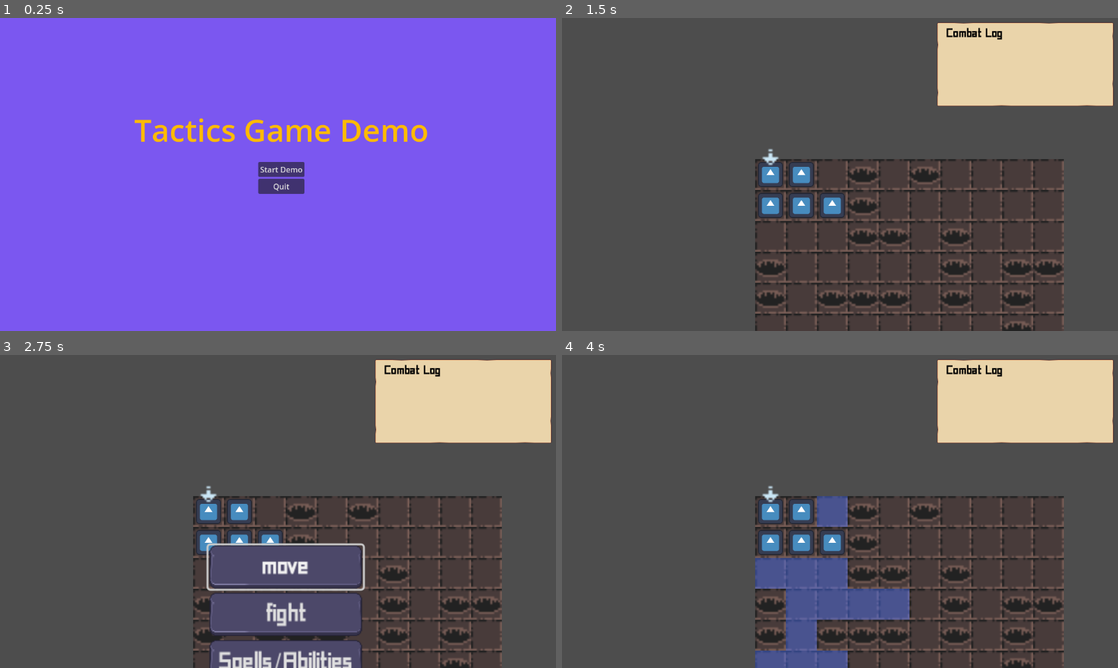
Above: before the commit, frames 1-4 (two rows, left to right).
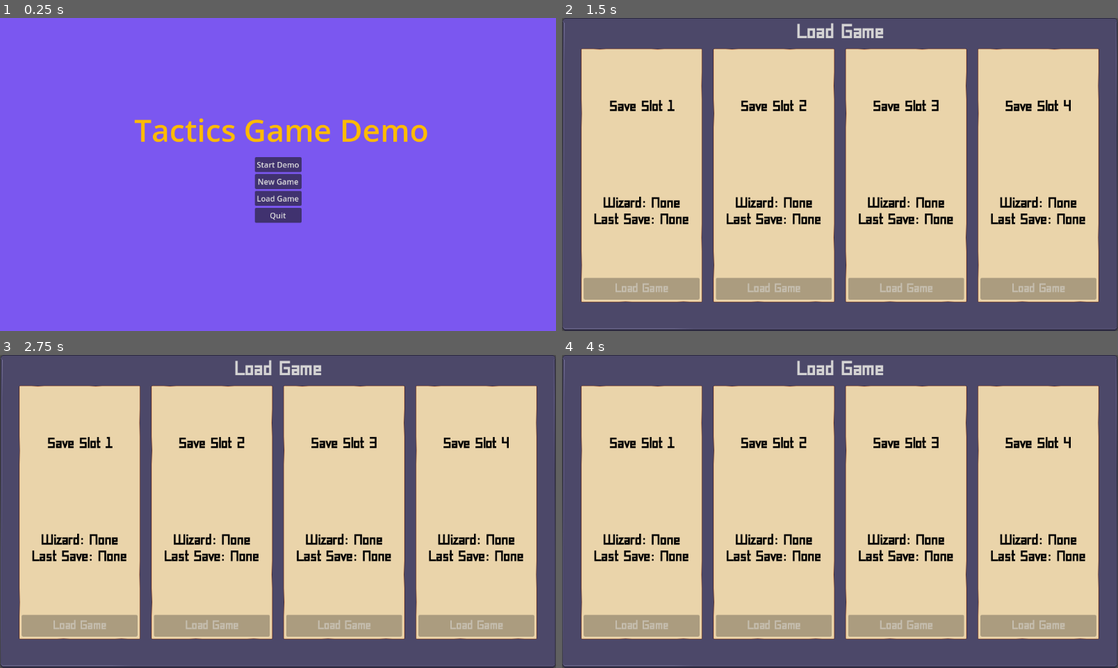
Above: after the commit, the same moments.

Repository: brianhall1313/dungeon-tactics
Game: Godot game, scene res://Scene/start_screen.tscn
Two runs of this game, one before a commit and one after it. Both use one fixed random seed, a clock stepped at 60 frames per second and the inputs below. The engine's default icon, where the game draws it, is replaced by a stand-in: a white triangle on a blue panel in a dark square.
Inputs (mouse positions are in pixels of both pictures, inside the frame that each line leads up to):
- Up to frame 1 (0.25 s): no input
- Up to frame 2 (1.5 s): click (840, 199) at 0.5 s, where only the run after the commit has a clickable "Load Game"; click (845, 168) at 1.25 s, where only the run before the commit has a clickable "Start Demo"
- Up to frame 3 (2.75 s): tap Enter at 2 s; move the mouse to (461, 401) at 2.02 s
- Up to frame 4 (4 s): click (845, 567) at 2.75 s, where only the run before the commit has a clickable "move"; tap Space at 3.5 s; move the mouse to (728, 527) at 3.52 s

The runs differ from the first frame. In frame 1, 1.4% of the frame differs, in the area x 45-55%, y 44-66%; in frame 2, 94%; in frame 3, 92%; in frame 4, 94%, in the area x 0-100%, y 0-100%.

Commit message:
general cleanup and a bit of groundwork for tying scenes together

Diff:
--- a/Global/World.gd
+++ b/Global/World.gd
@@ -3,7 +3,9 @@
 var player_party:Array=[]
 var player_inventory: Array=[]
 var player_gold: int=0
-var level_progress:Dictionary={}
+var level_progress:Dictionary={"test":false,
+								"road":false,
+								}
 
 
 func load_data(data:Dictionary):
@@ -26,7 +28,11 @@
 
 func save():
 	var data: Dictionary ={}
-	data['metadata']={"wizard":"default","last save":Time.get_datetime_string_from_system()}
+	var wizard:String="default"
+	for character in player_party:
+		if character["job"]== 'wizard':
+			wizard=character.character_name
+	data['metadata']={"wizard":wizard,"last save":Time.get_datetime_string_from_system()}
 	data['party']= player_party.duplicate(true)
 	data['inventory']= World.player_inventory.duplicate(true)
 	data['gold']=World.player_gold
--- a/Resources/level_data.Json
+++ b/Resources/level_data.Json
@@ -1,5 +1,21 @@
 [
 	{
-		"grid_layout":"4445454444:4445444444:4445545444:5444445455:5455545454:4444444454:4545454454:4544454454:4545444444:4444555544"
+		"level":"test",
+		"name":"test_level",
+		"grid_layout":"4445454444:4445444444:4445545444:5444445455:5455545454:4444444454:4545454454:4544454454:4545444444:4444555544",
+		"enemies":[
+			{"default_position":[2,1],"faction":"enemy","job":"thief"},
+			{"default_position":[1,1],"faction":"enemy","job":"thug",},
+			],
+	},
+	{
+		"level":"road",
+		"name":"Road to the Dungeon",
+		"grid_layout":"4444444444:4444444444:4444444444:4444444444:4444444444:4444444444:4444444444:4444444444:4444444444:4444444444",
+		"enemies":[
+			{"default_position":[2,1],"faction":"enemy","job":"thief"},
+			{"default_position":[1,1],"faction":"enemy","job":"thug",},
+			{"character_name":"Briar the bastard","default_position":[9,9],"faction":"enemy","job":"knight"}
+			],
 	}
 ]
--- a/Resources/spells_and_abilities.gd
+++ b/Resources/spells_and_abilities.gd
@@ -32,14 +32,8 @@
 	var job=summonables.pick_random()
 	var summon={'character_name':Names.get_random_name(),#we will try random name gen later
 						'default_position':target,
-						'experience':0,
 						'faction':character.faction,
 						'job':job,
-						'spells':[],
-						'abilities':[],
-						'tags':ClassData.class_dictionary[job]['tags'],
-						'equipment':ClassData.class_dictionary[job]["equipment"],
-						'stats':ClassData.class_dictionary[job]
 						}
 	GlobalSignalBus.summoning.emit(summon)
 
@@ -49,14 +43,8 @@
 	var job=summonables.pick_random()
 	var summon={'character_name':Names.get_random_name(),#we will try random name gen later
 						'default_position':target,
-						'experience':0,
 						'faction':character.faction,
 						'job':job,
-						'spells':[],
-						'abilities':[],
-						'tags':ClassData.class_dictionary[job]['tags'],
-						'equipment':ClassData.class_dictionary[job]["equipment"],
-						'stats':ClassData.class_dictionary[job]
 						}
 	summon['tags'].append('undead')
 	GlobalSignalBus.summoning.emit(summon)
--- a/Scene/BattleLists.gd
+++ b/Scene/BattleLists.gd
@@ -63,3 +63,9 @@
 			print(character.character_name)
 			party_data.append(data)
 	return party_data
+
+func get_wizard():
+	for character in player.list:
+		if character.job == 'wizard':
+			print(character.character_name)
+			return character.character_name
--- a/Scene/Character.gd
+++ b/Scene/Character.gd
@@ -50,7 +50,11 @@
 		self.character_name=character_data['character_name']
 	else:
 		self.character_name=Names.get_random_name()
-	self.default_position=character_data.default_position
+	if typeof(character_data.default_position)==6:
+		self.default_position=character_data.default_position
+	else:
+		print(character_data["default_position"])
+		self.default_position=set_default_position(character_data["default_position"])
 	if 'experience' in character_data:
 		self.experience=character_data['experience']
 	self.faction=character_data['faction']
@@ -87,6 +91,10 @@
 	self.will=njob['will']
 	self.health=njob['health']
 	self.current_health=njob['health']
+
+
+func set_default_position(pos):
+	return Vector2i(pos[0],pos[1])
 
 
 
--- a/Scene/Map.gd
+++ b/Scene/Map.gd
@@ -5,8 +5,7 @@
 @onready var battle_lists=$battle_lists
 @onready var players_list
 @onready var enemies_list
-@onready var action:String=''
-
+var action:String=''
 var dir:Dictionary={"Down":Vector2i(0,1),"Up":Vector2i(0,-1),"Left":Vector2i(-1,0),"Right":Vector2i(1,0)}
 var height:int=10
 var width:int=10
@@ -35,8 +34,6 @@
 # Called when the node enters the scene tree for the first time.
 func _ready():
 	connected_to_signal_bus()
-	RangeFinder.setup(height,width)
-	MovementTools.setup(height,width)
 	Global.set_death_position(death_spot)
 	Pointer.movement(Vector2i(0,0),map_to_local(Vector2i(0,0)))
 	enemies_list=battle_lists.get_enemies()
@@ -448,7 +445,8 @@
 #this is only for testing delete this later
 func _save():
 	var data: Dictionary ={}
-	data['metadata']={"wizard":"default","last save":Time.get_datetime_string_from_system()}
+	var wizard:String=battle_lists.get_wizard()
+	data['metadata']={"wizard":wizard,"last save":Time.get_datetime_string_from_system()}
 	data['party']= battle_lists.save_party('player')
 	data['inventory']= World.player_inventory.duplicate(true)
 	data['gold']=World.player_gold
@@ -457,17 +455,6 @@
 	#SaveAndLoad.load_game(1)
 
 func spawn_test_characters():
-	var test_character={
-						'default_position':Vector2i(2,1),
-						'faction':'enemy',
-						'job':'thief'
-						}
-
-	var test_character2={
-						'default_position':Vector2i(1,1),
-						'faction':'enemy',
-						'job':'thug',
-						}
 	var test_character3={
 						'default_position':Vector2i(0,1),
 						'faction':'player',
@@ -478,20 +465,14 @@
 						'faction':'player',
 						'job':'ranger'
 						}
-	var test_character5={'character_name':'Knorki',
+	var wizard={'character_name':'Erasmus',
 						'default_position':Vector2i(1,0),
 						'faction':'player',
-						'job':'knight'
-						}
-
-
-
-
-	battle_lists.add_character(test_character)
-	battle_lists.add_character(test_character2)
+						'job':'wizard',
+						'spells':["Elemental Bolt","Summon Animal","Heal"]}
 	battle_lists.add_character(test_character3)
 	battle_lists.add_character(test_character4)
-	battle_lists.add_character(test_character5)
+	battle_lists.add_character(wizard)
 
 
 func setup_level(level):
@@ -500,16 +481,17 @@
 	width=len(layout[0])
 	MovementTools.setup(height,width)
 	RangeFinder.setup(height,width)
+	clear_layer(0)
+	clear_layer(-1)
 	var row:int = 0
 	var column:int = 0
-	clear_layer(0)
-	clear_layer(-1)
-
 	for r in layout:
 		row = 0
 		for c in r.split(''):
 			set_cell(0,Vector2i(row,column),int(c),Vector2i(0,0))
 			row+=1
 		column +=1
+	for character in level['enemies']:
+		battle_lists.add_character(character)
 	get_board_state()
 	spawn_test_characters()
--- a/Scene/encounter_manager.gd
+++ b/Scene/encounter_manager.gd
@@ -81,6 +81,7 @@
 func _on_party_wipe(faction:String):
 	if faction == 'enemy':
 		print("Player Wins")
+		win()
 	else:
 		print("player looses~")
 	GlobalSignalBus.change_state.emit('game_over')
@@ -89,3 +90,7 @@
 func load_level(level_data):
 	var level:Dictionary=level_data[Global.current_level]
 	map.setup_level(level)
+
+
+func win():
+	World.level_complete(LevelData.level_data[Global.current_level]["level"])
--- /dev/null
+++ b/Scene/level_select.gd
@@ -0,0 +1,6 @@
+extends Node2D
+
+
+# Called when the node enters the scene tree for the first time.
+func _ready():
+	pass # Replace with function body.
--- /dev/null
+++ b/Scene/level_select.tscn
@@ -0,0 +1,12 @@
+[gd_scene load_steps=2 format=3 uid="uid://b8u2bc0wj114l"]
+
+[ext_resource type="Script" path="res://Scene/level_select.gd" id="1_nc14d"]
+
+[node name="Level_select" type="Node2D"]
+script = ExtResource("1_nc14d")
+
+[node name="level_select_ui" type="Control" parent="."]
+layout_mode = 3
+anchors_preset = 0
+offset_right = 40.0
+offset_bottom = 40.0
--- a/Scene/load_game.tscn
+++ b/Scene/load_game.tscn
@@ -1,9 +1,14 @@
-[gd_scene load_steps=3 format=3 uid="uid://cnxsxbyioi3cl"]
+[gd_scene load_steps=4 format=3 uid="uid://cnxsxbyioi3cl"]
 
 [ext_resource type="Script" path="res://Scene/load_game.gd" id="1_mrasa"]
 [ext_resource type="PackedScene" uid="uid://dkbpxtnvjn4lb" path="res://Scene/save_interface.tscn" id="2_c1cla"]
+[ext_resource type="AudioStream" uid="uid://quhobpduapb5" path="res://Sound/sonatina_letsadventure_10Well-knownToMyHeart.wav" id="3_ms2on"]
 
 [node name="load_game" type="Node2D"]
 script = ExtResource("1_mrasa")
 
 [node name="Save Interface" parent="." instance=ExtResource("2_c1cla")]
+
+[node name="AudioStreamPlayer" type="AudioStreamPlayer" parent="."]
+stream = ExtResource("3_ms2on")
+autoplay = true
--- a/Scene/start_screen.gd
+++ b/Scene/start_screen.gd
@@ -9,3 +9,11 @@
 
 func _on_quit_button_button_up():
 	get_tree().quit()
+
+
+func _on_new_game_button_up():
+	pass # Replace with function body.
+
+
+func _on_load_game_button_up():
+	get_tree().change_scene_to_file("res://Scene/load_game.tscn")
--- a/Scene/start_screen.tscn
+++ b/Scene/start_screen.tscn
@@ -38,16 +38,24 @@
 anchor_top = 0.5
 anchor_right = 0.5
 anchor_bottom = 0.5
-offset_left = -48.0
-offset_top = -20.0
-offset_right = 48.0
-offset_bottom = 20.0
+offset_left = -55.0
+offset_top = -42.5
+offset_right = 42.0
+offset_bottom = 143.5
 grow_horizontal = 2
 grow_vertical = 2
 
 [node name="start_demo_button" type="Button" parent="ColorRect/VBoxContainer"]
 layout_mode = 2
 text = "Start Demo"
+
+[node name="new_game" type="Button" parent="ColorRect/VBoxContainer"]
+layout_mode = 2
+text = "New Game"
+
+[node name="load_game" type="Button" parent="ColorRect/VBoxContainer"]
+layout_mode = 2
+text = "Load Game"
 
 [node name="quit_button" type="Button" parent="ColorRect/VBoxContainer"]
 layout_mode = 2
@@ -58,4 +66,6 @@
 autoplay = true
 
 [connection signal="button_up" from="ColorRect/VBoxContainer/start_demo_button" to="." method="_on_button_button_up"]
+[connection signal="button_up" from="ColorRect/VBoxContainer/new_game" to="." method="_on_new_game_button_up"]
+[connection signal="button_up" from="ColorRect/VBoxContainer/load_game" to="." method="_on_load_game_button_up"]
 [connection signal="button_up" from="ColorRect/VBoxContainer/quit_button" to="." method="_on_quit_button_button_up"]
--- a/Scene/test_environment.gd
+++ b/Scene/test_environment.gd
@@ -5,7 +5,7 @@
 
 
 func _ready():
-	pass
+	print("Type vector 2i",typeof(Vector2i(1,1)))
 
 func test_dice():
 	var results:Dictionary={'player':0,'enemy':0,'tie':0}
Not shown: 1 places in Scene/test_environment.tscn that only renumber resources
Not shown, added: Sound/sonatina_letsadventure_10Well-knownToMyHeart.wav.import
Not shown, added: Sound/sonatina_letsadventure_10Well-knownToMyHeart.wav
